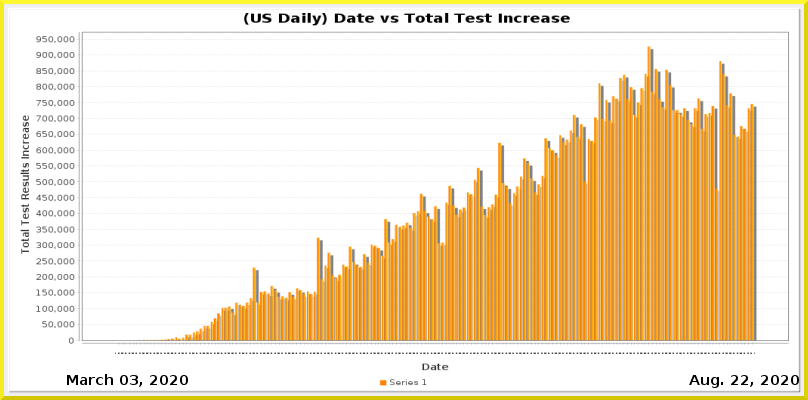
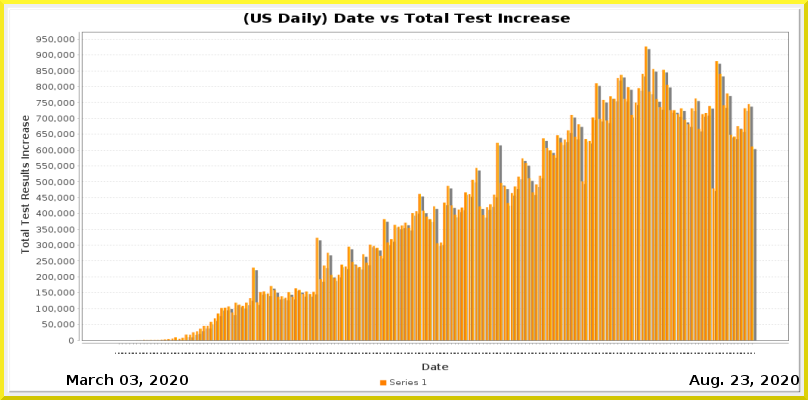
Layered file, before and after one edit (808 × 400). Changes by layer:
painted on "Current Date" over 741, 375, 749, 385
painted on "Date_vs_TestIncrease.png" over 121, 46, 757, 354
